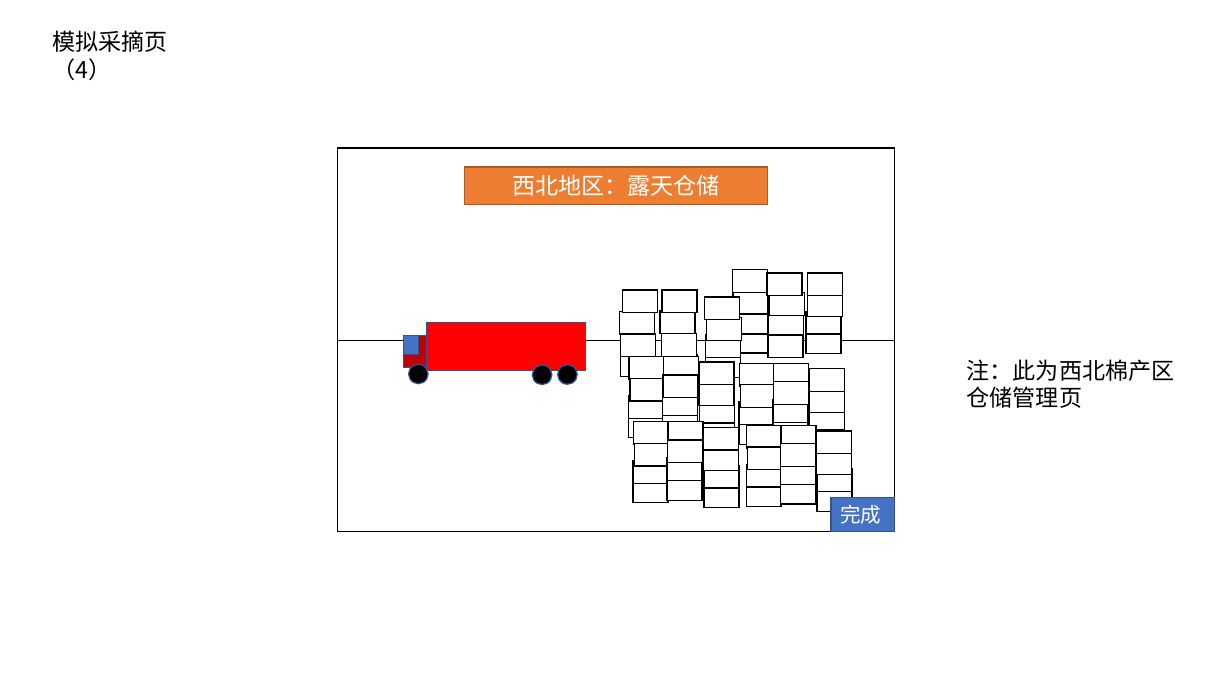
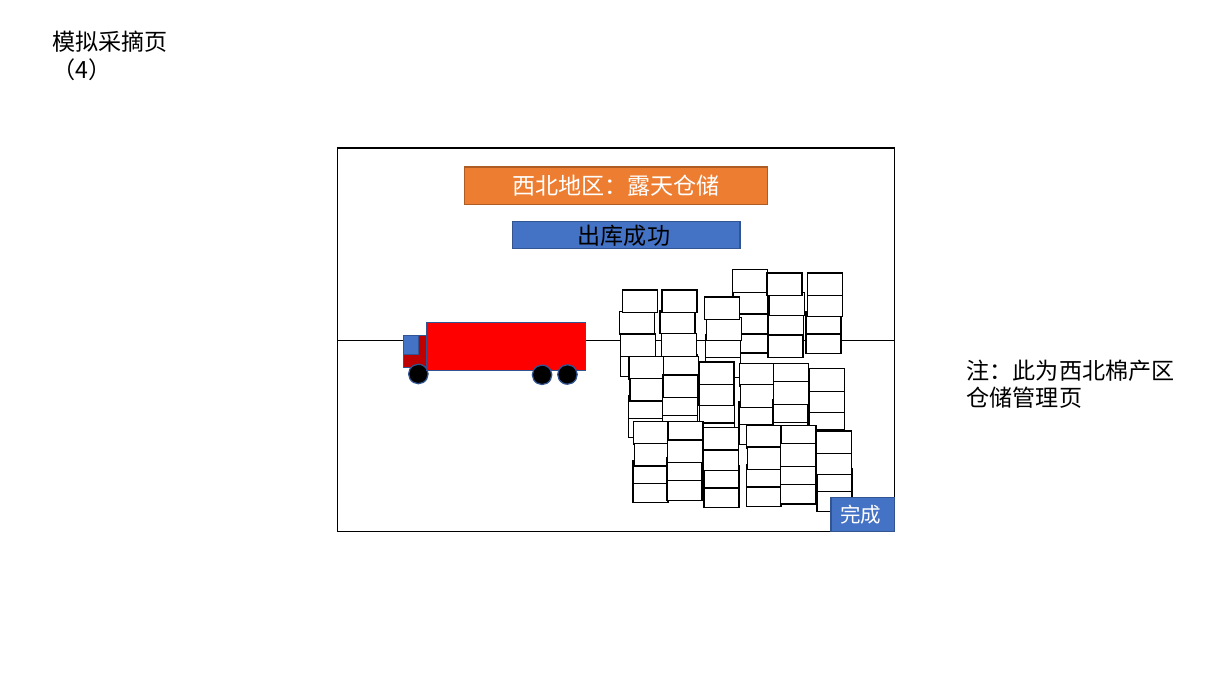
Before and after one commit to jerryfeng2003/The_C_design_on_cotton, a slide deck: slide 18 of 相关资料/界面设计(第一版）.pptx (slide 8 before the commit). Drawn at 1232x693 pixels with LibreOffice and Linux fonts; fonts in the diff are those of the drawing. Boxes give left, top, right and bottom in pixels: in the first picture for what was removed or moved away, otherwise in the second. Text is boxed around its words. In the diff, an @@ line names an element or a change of style, - is before the commit and + after.

```diff
--- a/相关资料/界面设计(第一版）.pptx
+++ b/相关资料/界面设计(第一版）.pptx
@@ rectangle added at <box>513,222,740,249</box>, fill #4472C4, outline #325491 1 pt @@
@@ text added at <box>578,220,670,249</box>, 18 pt, text #000000 @@
+出库成功
```
Also in this commit, not shown: 8 other slides changed, 12 slides added, 2 slides removed, 3 other files.
